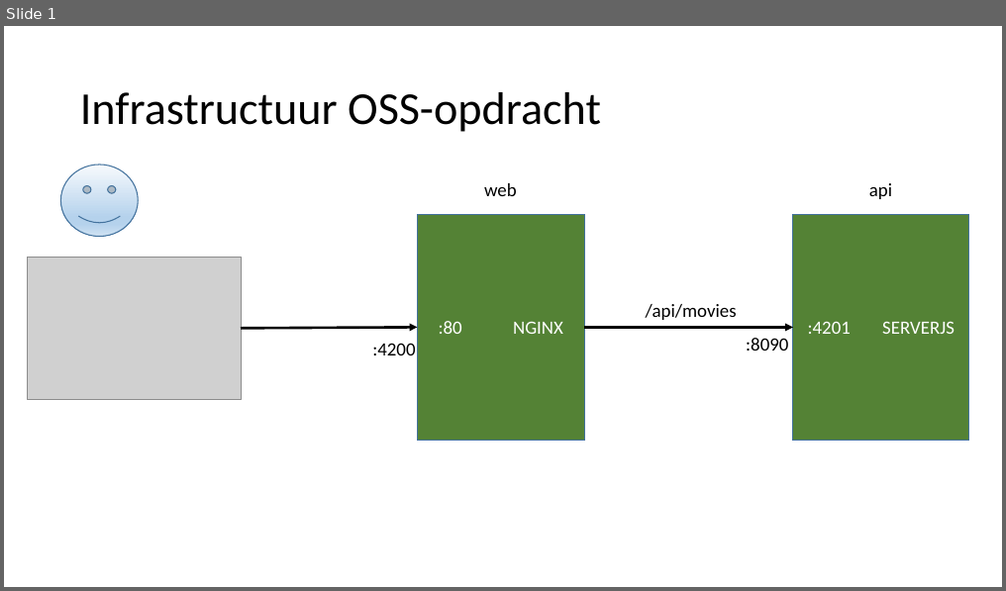
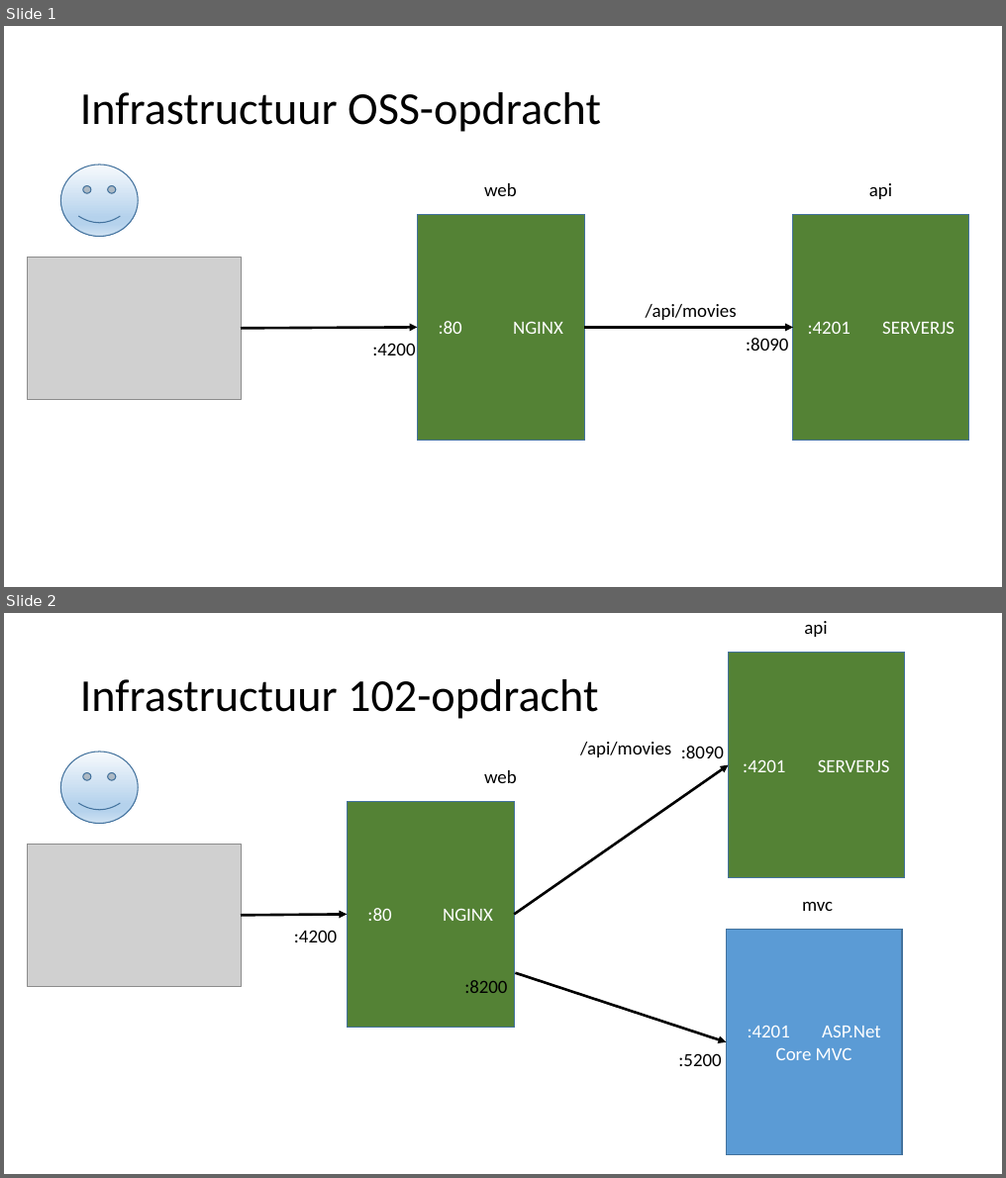
Before and after one commit to RenzoVeldkamp/MicroContainer, a slide deck: Workshop/InfraPlaat.pptx. Shown one above the other, each under a label of ours: slide 1 before the commit, slides 1 and 2 after it. The pictures are 1006x591 and 1006x1178 pixels, drawn with LibreOffice and Linux fonts; fonts in the diff are those of the drawing; grey boxes stand for pictures. Boxes give left, top, right and bottom in pixels: in the first picture for what was removed or moved away, otherwise in the second. Text is boxed around its words. In the diff, an @@ line names an element or a change of style, - is before the commit and + after.

Commit message:
OSS-infra working

```diff
--- a/Workshop/InfraPlaat.pptx
+++ b/Workshop/InfraPlaat.pptx
@@ slide 2 added at bbox=[4, 613, 1002, 1174], background #FFFFFF @@
@@ text added at bbox=[804, 621, 827, 637], 18 pt, text #000000 @@
+api
@@ rectangle added at bbox=[729, 653, 905, 878], fill #548235, outline #43739E 1 pt, 18 pt, text #FFFFFF @@
+:4201 SERVERJS
@@ title added at bbox=[80, 679, 598, 719], 44 pt, text #000000 @@
+Infrastructuur 102-opdracht
@@ smiley face added at bbox=[60, 752, 138, 823], fill gradient #F7FAFD to #B5D2EC to #CEE1F2, outline #43739E 1 pt @@
@@ text added at bbox=[580, 742, 671, 758], 18 pt, text #000000 @@
+/api/movies
@@ text added at bbox=[681, 746, 724, 759], 18 pt, text #000000 @@
+:8090
@@ text added at bbox=[484, 770, 517, 783], 18 pt, text #000000 @@
+web
@@ arrow added from (515, 915) to (729, 765), #000000 2.5 pt @@
@@ rectangle added at bbox=[347, 802, 514, 1027], fill #548235, outline #43739E 1 pt, 18 pt, text #FFFFFF @@
+:80 NGINX
@@ picture added at bbox=[27, 845, 241, 987] @@
@@ text added at bbox=[802, 902, 833, 911], 18 pt, text #000000 @@
+mvc
@@ arrow added from (241, 916) to (347, 915), #000000 2.5 pt @@
@@ text added at bbox=[294, 930, 337, 943], 18 pt, text #000000 @@
+:4200
@@ rectangle added at bbox=[727, 930, 902, 1155], fill #5B9BD5, outline #43739E 1 pt, 18 pt, text #FFFFFF @@
+:4201 ASP.Net Core MVC
@@ text added at bbox=[464, 980, 507, 993], 18 pt, text #000000 @@
+:8200
@@ arrow added from (515, 973) to (727, 1043), #000000 2.5 pt @@
@@ text added at bbox=[678, 1054, 721, 1066], 18 pt, text #000000 @@
+:5200
```
Also in this commit, not shown: 18 other files.
